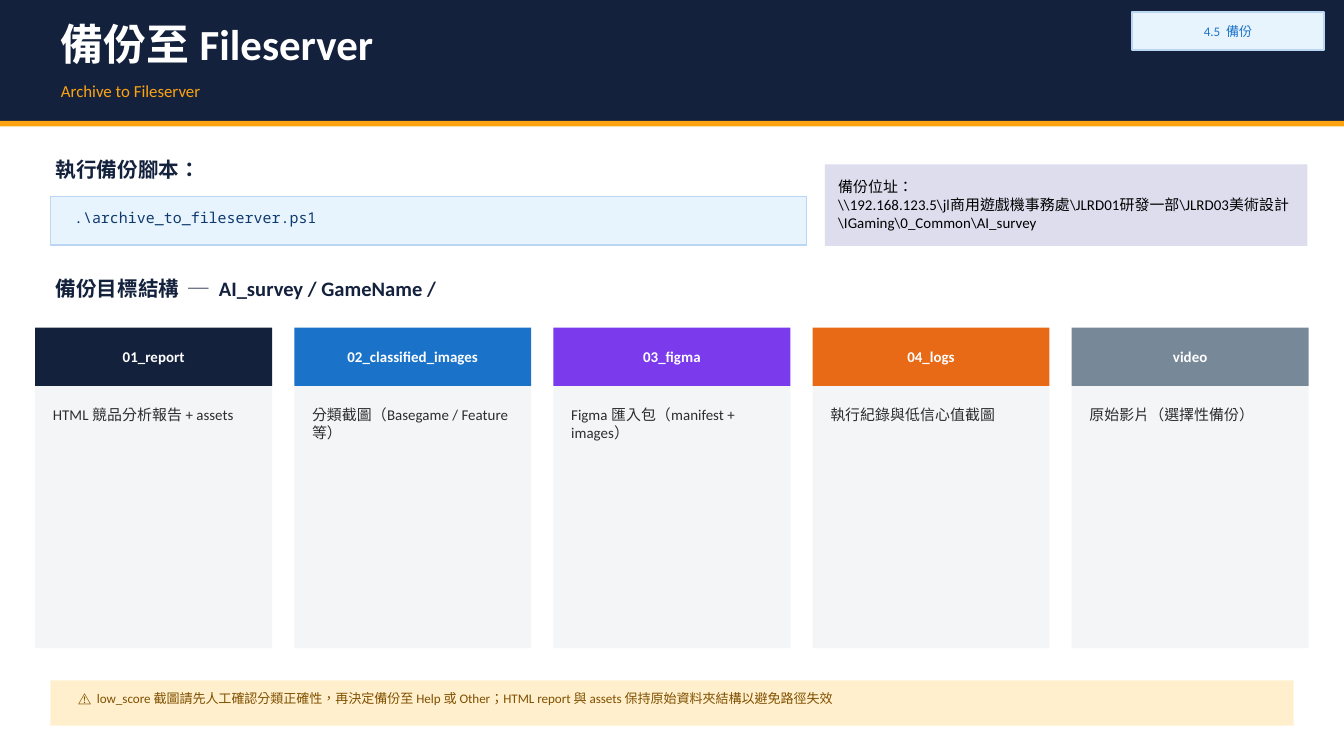
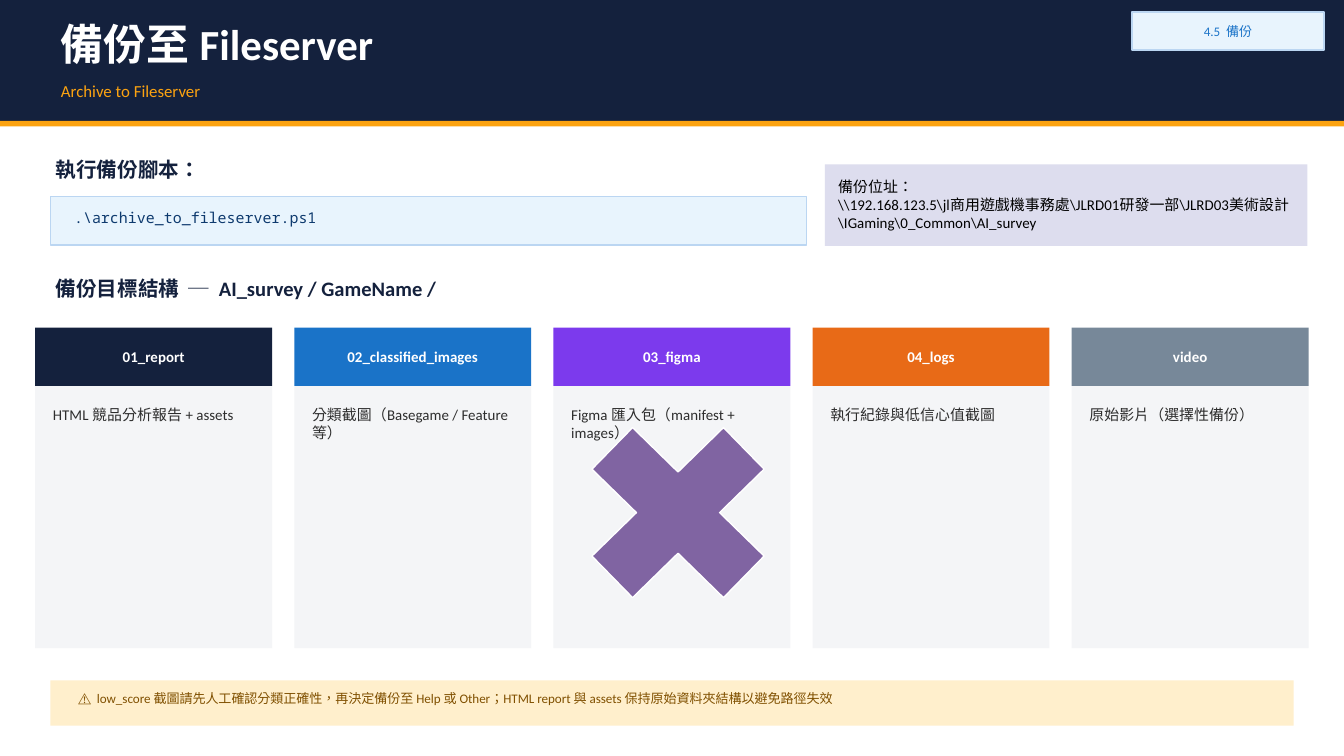
Before and after one commit to Ashley860511/slot-classifier, a slide deck: slide 10 of docs/slot_classifier_share.pptx. Drawn at 1344x756 pixels with LibreOffice and Linux fonts; fonts in the diff are those of the drawing. Boxes give left, top, right and bottom in pixels: in the first picture for what was removed or moved away, otherwise in the second. Text is boxed around its words. In the diff, an @@ line names an element or a change of style, - is before the commit and + after.

```diff
--- a/docs/slot_classifier_share.pptx
+++ b/docs/slot_classifier_share.pptx
@@ cross added at (551, 390, 804, 637), fill #8064A2, outline #FFFFFF 0.75 pt @@
```
Also in this commit, not shown: 2 other slides changed.
